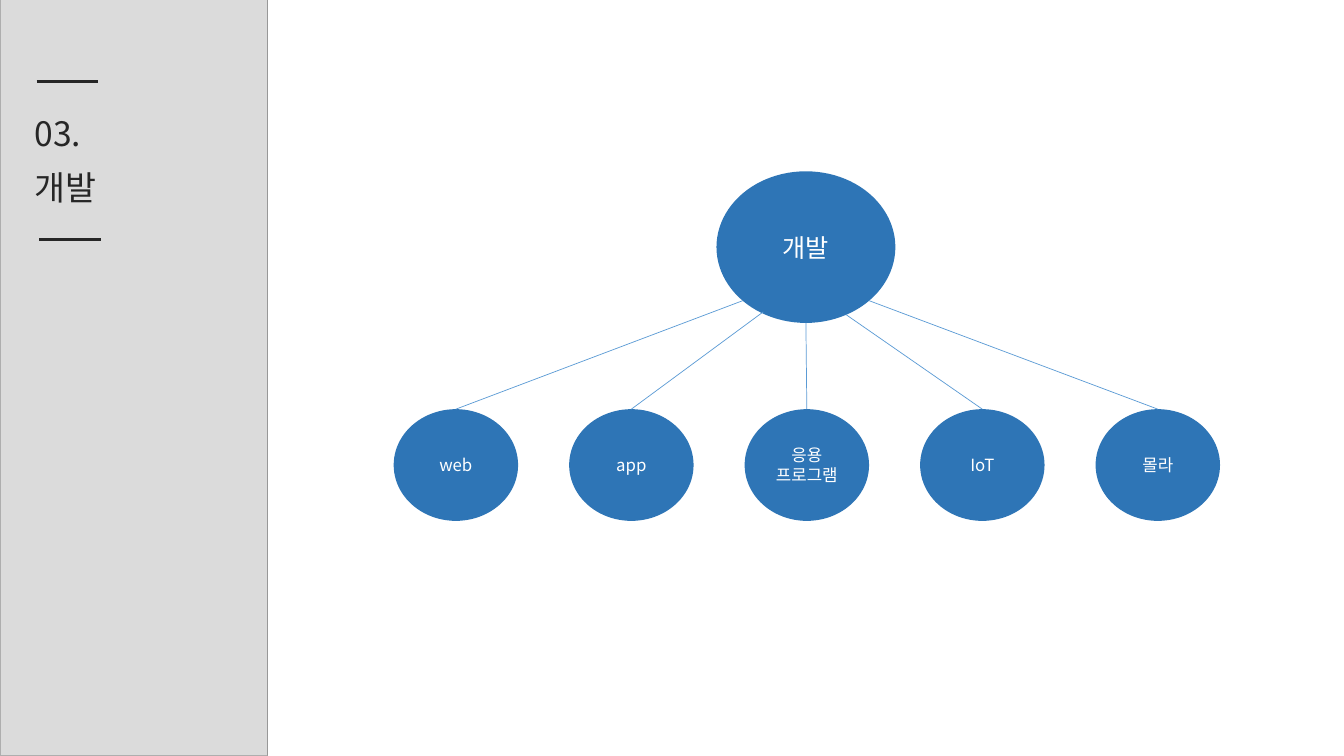
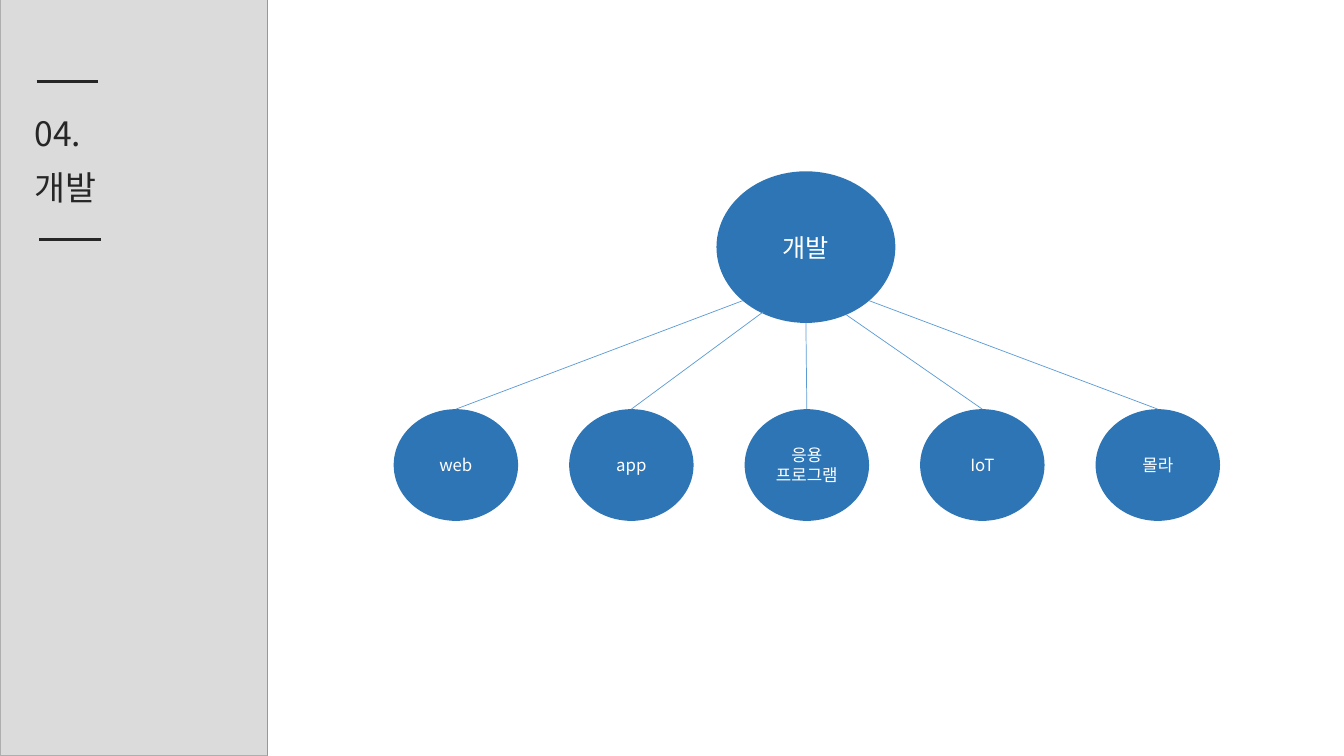
Before and after one commit to rodamin/Afron_repository, a slide deck: slide 5 of 문서/club_OT.pptx. Drawn at 1344x756 pixels with LibreOffice and Linux fonts; fonts in the diff are those of the drawing; grey boxes stand for pictures. Boxes give left, top, right and bottom in pixels: in the first picture for what was removed or moved away, otherwise in the second. Text is boxed around its words. In the diff, an @@ line names an element or a change of style, - is before the commit and + after.

Commit message:
OT ppt

```diff
--- a/문서/club_OT.pptx
+++ b/문서/club_OT.pptx
@@ text at <box>35,121,82,147</box>: text changed @@
-03.
+04.
```
Also in this commit, not shown: 1 slide added, 1 slide removed.
